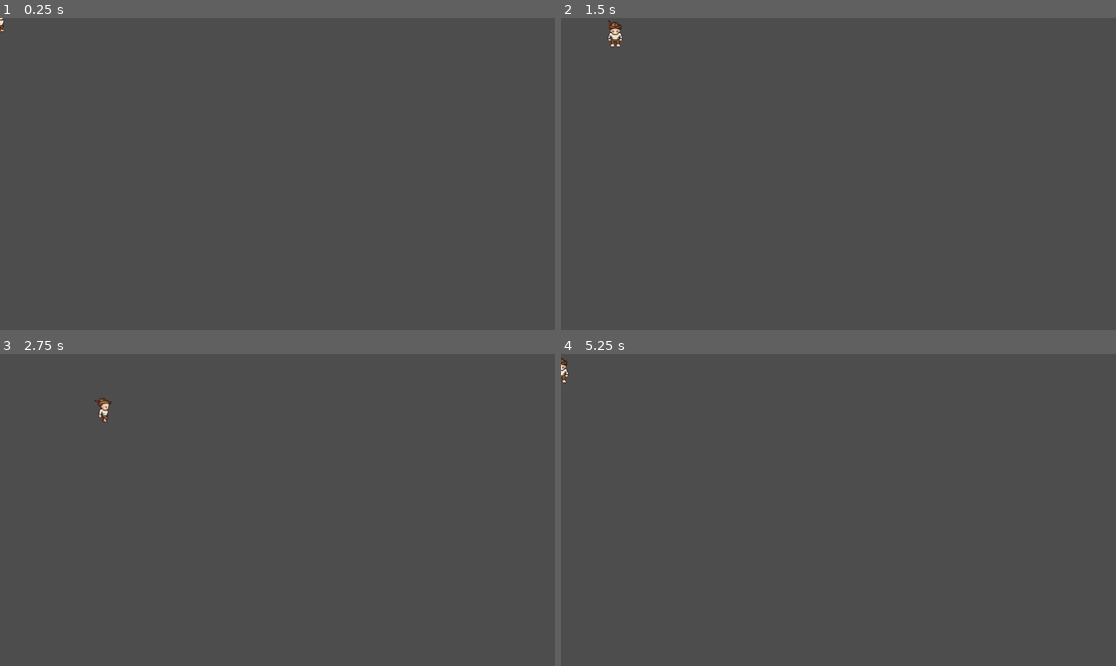
Above: before the commit, frames 1-4 (two rows, left to right).
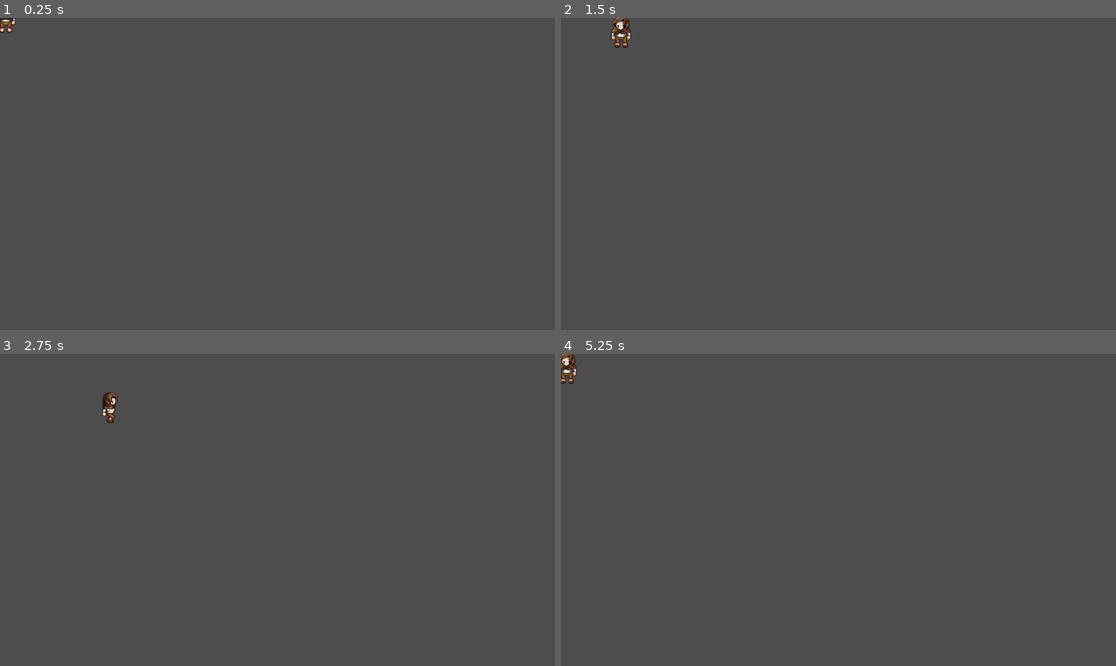
Above: after the commit, the same moments.

Repository: seansy12232003/Death-Taxes-Monsters
Game: Godot game, scene res://player.tscn
Same seed, same stepped clock (60 frames per second), same inputs: the game is played once before the commit and once after it.
Inputs:
- Up to frame 1 (0.25 s): no input
- Up to frame 2 (1.5 s): tap Enter at 0.5 s; hold D (move_right) 0.53-1.28 s; hold S (move_down) from 1.28 s (still down)
- Up to frame 3 (2.75 s): release S (move_down) at 2.03 s; hold D (move_right) from 2.03 s (still down)
- Up to frame 4 (5.25 s): release D (move_right) at 2.78 s; hold W (move_up) 2.78-3.53 s; hold A (move_left) 3.53-5.03 s; hold S (move_down) from 5.03 s (still down)

The runs differ from the first frame. In frame 1, 0.1% of the frame differs, in the area x 0-3%, y 0-5%; in frame 2, 0.3%, in the area x 8-13%, y 0-10%; in frame 3, 0.2%; in frame 4, 0.2%.

Commit message:
player skin updates

Diff:
--- a/player.tscn
+++ b/player.tscn
@@ -1,170 +1,170 @@
 [gd_scene load_steps=39 format=3 uid="uid://bvbfml7d1rlcp"]
 
-[ext_resource type="Texture2D" uid="uid://cwnkyksu7c0ca" path="res://Assets/peasant-character-sheet.png" id="1_ipypu"]
 [ext_resource type="Script" path="res://player.gd" id="1_j6qsi"]
-
-[sub_resource type="AtlasTexture" id="AtlasTexture_ca5qm"]
-atlas = ExtResource("1_ipypu")
+[ext_resource type="Texture2D" uid="uid://bb14pnrnq6ewx" path="res://Assets/character_sheet.png" id="2_r4pno"]
+
+[sub_resource type="AtlasTexture" id="AtlasTexture_iltu8"]
+atlas = ExtResource("2_r4pno")
 region = Rect2(64, 640, 64, 64)
 
-[sub_resource type="AtlasTexture" id="AtlasTexture_ugnom"]
-atlas = ExtResource("1_ipypu")
+[sub_resource type="AtlasTexture" id="AtlasTexture_1p3fd"]
+atlas = ExtResource("2_r4pno")
 region = Rect2(128, 640, 64, 64)
 
-[sub_resource type="AtlasTexture" id="AtlasTexture_sl8f0"]
-atlas = ExtResource("1_ipypu")
+[sub_resource type="AtlasTexture" id="AtlasTexture_7tpar"]
+atlas = ExtResource("2_r4pno")
 region = Rect2(192, 640, 64, 64)
 
-[sub_resource type="AtlasTexture" id="AtlasTexture_xrdmf"]
-atlas = ExtResource("1_ipypu")
+[sub_resource type="AtlasTexture" id="AtlasTexture_ebxqh"]
+atlas = ExtResource("2_r4pno")
 region = Rect2(256, 640, 64, 64)
 
-[sub_resource type="AtlasTexture" id="AtlasTexture_l4uxy"]
-atlas = ExtResource("1_ipypu")
+[sub_resource type="AtlasTexture" id="AtlasTexture_x5lf4"]
+atlas = ExtResource("2_r4pno")
 region = Rect2(320, 640, 64, 64)
 
-[sub_resource type="AtlasTexture" id="AtlasTexture_b8wcl"]
-atlas = ExtResource("1_ipypu")
+[sub_resource type="AtlasTexture" id="AtlasTexture_ne72m"]
+atlas = ExtResource("2_r4pno")
 region = Rect2(384, 640, 64, 64)
 
-[sub_resource type="AtlasTexture" id="AtlasTexture_le4gr"]
-atlas = ExtResource("1_ipypu")
+[sub_resource type="AtlasTexture" id="AtlasTexture_hn6ri"]
+atlas = ExtResource("2_r4pno")
 region = Rect2(448, 640, 64, 64)
 
-[sub_resource type="AtlasTexture" id="AtlasTexture_tpbv8"]
-atlas = ExtResource("1_ipypu")
+[sub_resource type="AtlasTexture" id="AtlasTexture_cyidg"]
+atlas = ExtResource("2_r4pno")
 region = Rect2(512, 640, 64, 64)
 
-[sub_resource type="AtlasTexture" id="AtlasTexture_yowrf"]
-atlas = ExtResource("1_ipypu")
+[sub_resource type="AtlasTexture" id="AtlasTexture_n43y3"]
+atlas = ExtResource("2_r4pno")
 region = Rect2(0, 576, 64, 64)
 
-[sub_resource type="AtlasTexture" id="AtlasTexture_gieuu"]
-atlas = ExtResource("1_ipypu")
+[sub_resource type="AtlasTexture" id="AtlasTexture_p5l2b"]
+atlas = ExtResource("2_r4pno")
 region = Rect2(64, 576, 64, 64)
 
-[sub_resource type="AtlasTexture" id="AtlasTexture_04cnq"]
-atlas = ExtResource("1_ipypu")
+[sub_resource type="AtlasTexture" id="AtlasTexture_f0c4r"]
+atlas = ExtResource("2_r4pno")
 region = Rect2(128, 576, 64, 64)
 
-[sub_resource type="AtlasTexture" id="AtlasTexture_r6nk0"]
-atlas = ExtResource("1_ipypu")
+[sub_resource type="AtlasTexture" id="AtlasTexture_nr7nq"]
+atlas = ExtResource("2_r4pno")
 region = Rect2(192, 576, 64, 64)
 
-[sub_resource type="AtlasTexture" id="AtlasTexture_ew4bd"]
-atlas = ExtResource("1_ipypu")
+[sub_resource type="AtlasTexture" id="AtlasTexture_ymvix"]
+atlas = ExtResource("2_r4pno")
 region = Rect2(256, 576, 64, 64)
 
-[sub_resource type="AtlasTexture" id="AtlasTexture_rs6qm"]
-atlas = ExtResource("1_ipypu")
+[sub_resource type="AtlasTexture" id="AtlasTexture_3boqv"]
+atlas = ExtResource("2_r4pno")
 region = Rect2(320, 576, 64, 64)
 
-[sub_resource type="AtlasTexture" id="AtlasTexture_6esv5"]
-atlas = ExtResource("1_ipypu")
+[sub_resource type="AtlasTexture" id="AtlasTexture_srpf5"]
+atlas = ExtResource("2_r4pno")
 region = Rect2(384, 576, 64, 64)
 
-[sub_resource type="AtlasTexture" id="AtlasTexture_hngp3"]
-atlas = ExtResource("1_ipypu")
+[sub_resource type="AtlasTexture" id="AtlasTexture_133bk"]
+atlas = ExtResource("2_r4pno")
 region = Rect2(448, 576, 64, 64)
 
-[sub_resource type="AtlasTexture" id="AtlasTexture_7vspw"]
-atlas = ExtResource("1_ipypu")
+[sub_resource type="AtlasTexture" id="AtlasTexture_72w5p"]
+atlas = ExtResource("2_r4pno")
 region = Rect2(512, 576, 64, 64)
 
-[sub_resource type="AtlasTexture" id="AtlasTexture_xfmt4"]
-atlas = ExtResource("1_ipypu")
+[sub_resource type="AtlasTexture" id="AtlasTexture_3hc6d"]
+atlas = ExtResource("2_r4pno")
 region = Rect2(0, 704, 64, 64)
 
-[sub_resource type="AtlasTexture" id="AtlasTexture_51kr4"]
-atlas = ExtResource("1_ipypu")
+[sub_resource type="AtlasTexture" id="AtlasTexture_1cmbk"]
+atlas = ExtResource("2_r4pno")
 region = Rect2(64, 704, 64, 64)
 
-[sub_resource type="AtlasTexture" id="AtlasTexture_karpa"]
-atlas = ExtResource("1_ipypu")
+[sub_resource type="AtlasTexture" id="AtlasTexture_vxjp3"]
+atlas = ExtResource("2_r4pno")
 region = Rect2(128, 704, 64, 64)
 
-[sub_resource type="AtlasTexture" id="AtlasTexture_1rhb1"]
-atlas = ExtResource("1_ipypu")
+[sub_resource type="AtlasTexture" id="AtlasTexture_ygbl2"]
+atlas = ExtResource("2_r4pno")
 region = Rect2(192, 704, 64, 64)
 
-[sub_resource type="AtlasTexture" id="AtlasTexture_blwdx"]
-atlas = ExtResource("1_ipypu")
+[sub_resource type="AtlasTexture" id="AtlasTexture_43u0i"]
+atlas = ExtResource("2_r4pno")
 region = Rect2(256, 704, 64, 64)
 
-[sub_resource type="AtlasTexture" id="AtlasTexture_k2fsu"]
-atlas = ExtResource("1_ipypu")
+[sub_resource type="AtlasTexture" id="AtlasTexture_wxy2e"]
+atlas = ExtResource("2_r4pno")
 region = Rect2(320, 704, 64, 64)
 
-[sub_resource type="AtlasTexture" id="AtlasTexture_31ddj"]
-atlas = ExtResource("1_ipypu")
+[sub_resource type="AtlasTexture" id="AtlasTexture_v7a2h"]
+atlas = ExtResource("2_r4pno")
 region = Rect2(384, 704, 64, 64)
 
-[sub_resource type="AtlasTexture" id="AtlasTexture_s5xa6"]
-atlas = ExtResource("1_ipypu")
+[sub_resource type="AtlasTexture" id="AtlasTexture_g5x6k"]
+atlas = ExtResource("2_r4pno")
 region = Rect2(448, 704, 64, 64)
 
-[sub_resource type="AtlasTexture" id="AtlasTexture_es8ab"]
-atlas = ExtResource("1_ipypu")
+[sub_resource type="AtlasTexture" id="AtlasTexture_8bjd2"]
+atlas = ExtResource("2_r4pno")
 region = Rect2(512, 704, 64, 64)
 
-[sub_resource type="AtlasTexture" id="AtlasTexture_o54q8"]
-atlas = ExtResource("1_ipypu")
+[sub_resource type="AtlasTexture" id="AtlasTexture_bl0bd"]
+atlas = ExtResource("2_r4pno")
 region = Rect2(64, 512, 64, 64)
 
-[sub_resource type="AtlasTexture" id="AtlasTexture_qs5xc"]
-atlas = ExtResource("1_ipypu")
+[sub_resource type="AtlasTexture" id="AtlasTexture_oox67"]
+atlas = ExtResource("2_r4pno")
 region = Rect2(128, 512, 64, 64)
 
-[sub_resource type="AtlasTexture" id="AtlasTexture_xr08s"]
-atlas = ExtResource("1_ipypu")
+[sub_resource type="AtlasTexture" id="AtlasTexture_rjjf1"]
+atlas = ExtResource("2_r4pno")
 region = Rect2(192, 512, 64, 64)
 
-[sub_resource type="AtlasTexture" id="AtlasTexture_qv7o5"]
-atlas = ExtResource("1_ipypu")
+[sub_resource type="AtlasTexture" id="AtlasTexture_qwiwb"]
+atlas = ExtResource("2_r4pno")
 region = Rect2(256, 512, 64, 64)
 
-[sub_resource type="AtlasTexture" id="AtlasTexture_rhkus"]
-atlas = ExtResource("1_ipypu")
+[sub_resource type="AtlasTexture" id="AtlasTexture_2lr1n"]
+atlas = ExtResource("2_r4pno")
 region = Rect2(320, 512, 64, 64)
 
-[sub_resource type="AtlasTexture" id="AtlasTexture_leq4n"]
-atlas = ExtResource("1_ipypu")
+[sub_resource type="AtlasTexture" id="AtlasTexture_bchp7"]
+atlas = ExtResource("2_r4pno")
 region = Rect2(384, 512, 64, 64)
 
-[sub_resource type="AtlasTexture" id="AtlasTexture_3psak"]
-atlas = ExtResource("1_ipypu")
+[sub_resource type="AtlasTexture" id="AtlasTexture_i30jt"]
+atlas = ExtResource("2_r4pno")
 region = Rect2(448, 512, 64, 64)
 
-[sub_resource type="AtlasTexture" id="AtlasTexture_jn18v"]
-atlas = ExtResource("1_ipypu")
+[sub_resource type="AtlasTexture" id="AtlasTexture_t65so"]
+atlas = ExtResource("2_r4pno")
 region = Rect2(512, 512, 64, 64)
 
 [sub_resource type="SpriteFrames" id="SpriteFrames_bktu1"]
 animations = [{
 "frames": [{
 "duration": 1.0,
-"texture": SubResource("AtlasTexture_ca5qm")
-}, {
-"duration": 1.0,
-"texture": SubResource("AtlasTexture_ugnom")
-}, {
-"duration": 1.0,
-"texture": SubResource("AtlasTexture_sl8f0")
-}, {
-"duration": 1.0,
-"texture": SubResource("AtlasTexture_xrdmf")
-}, {
-"duration": 1.0,
-"texture": SubResource("AtlasTexture_l4uxy")
-}, {
-"duration": 1.0,
-"texture": SubResource("AtlasTexture_b8wcl")
-}, {
-"duration": 1.0,
-"texture": SubResource("AtlasTexture_le4gr")
-}, {
-"duration": 1.0,
-"texture": SubResource("AtlasTexture_tpbv8")
+"texture": SubResource("AtlasTexture_iltu8")
+}, {
+"duration": 1.0,
+"texture": SubResource("AtlasTexture_1p3fd")
+}, {
+"duration": 1.0,
+"texture": SubResource("AtlasTexture_7tpar")
+}, {
+"duration": 1.0,
+"texture": SubResource("AtlasTexture_ebxqh")
+}, {
+"duration": 1.0,
+"texture": SubResource("AtlasTexture_x5lf4")
+}, {
+"duration": 1.0,
+"texture": SubResource("AtlasTexture_ne72m")
+}, {
+"duration": 1.0,
+"texture": SubResource("AtlasTexture_hn6ri")
+}, {
+"duration": 1.0,
+"texture": SubResource("AtlasTexture_cyidg")
 }],
 "loop": true,
 "name": &"down",
@@ -265,15 +265,17 @@
 }]
 
 [sub_resource type="RectangleShape2D" id="RectangleShape2D_n7pl6"]
-size = Vector2(34, 53)
+size = Vector2(54, 71)
 
 [node name="Player" type="CharacterBody2D"]
 script = ExtResource("1_j6qsi")
 
 [node name="AnimatedSprite2D" type="AnimatedSprite2D" parent="."]
+position = Vector2(12, -10)
+scale = Vector2(1.375, 1.35938)
 sprite_frames = SubResource("SpriteFrames_bktu1")
-animation = &"right"
+animation = &"up"
 
 [node name="CollisionShape2D" type="CollisionShape2D" parent="."]
-position = Vector2(-3, 4.5)
+position = Vector2(7, -4.5)
 shape = SubResource("RectangleShape2D_n7pl6")
Binary file added: Assets/character_sheet.png
Not shown, added: Assets/character_sheet.png.import
Not shown: 3 places in player.tscn that only renumber resources
